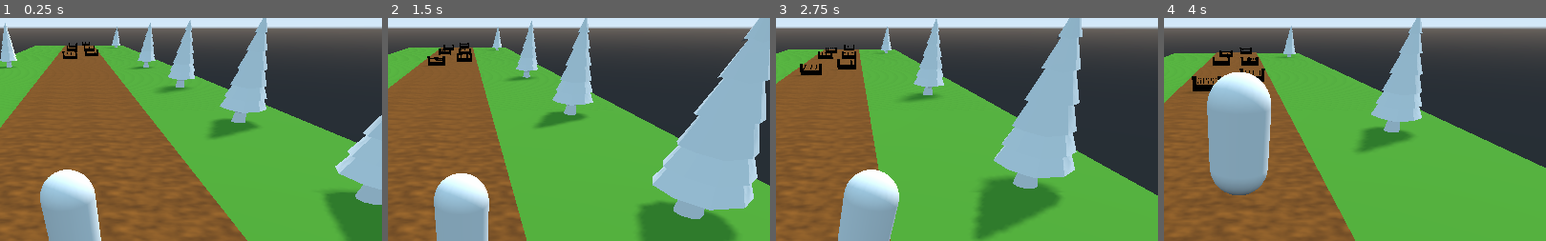
Above: before the commit, frames 1-4 (left to right).
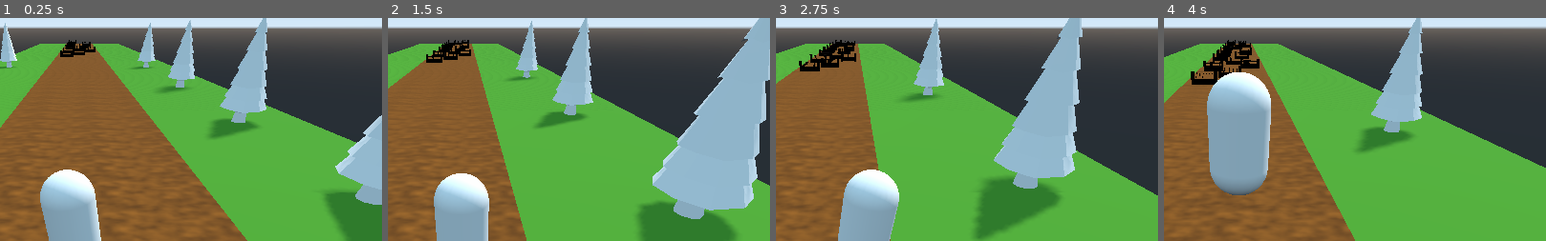
Above: after the commit, the same moments.

Repository: HELMISALMELIN/2022GODOT_RUNNER
Game: Godot game, scene res://Main.tscn
Two runs of this game, one before a commit and one after it. Both use one fixed random seed, a clock stepped at 60 frames per second and the inputs below.
Inputs:
- Up to frame 1 (0.25 s): no input
- Up to frame 2 (1.5 s): hold D (move_right) 0.53-1.28 s; tap Space (jump) at 0.77 s; hold A (move_left) from 1.28 s (still down)
- Up to frame 3 (2.75 s): tap Space (jump) at 1.52 s; release A (move_left) at 2.03 s; hold D (move_right) from 2.03 s (still down)
- Up to frame 4 (4 s): tap Space (jump) at 3.02, 3.77 s; release D (move_right) at 3.53 s; hold A (move_left) from 3.53 s (still down)
The pictures show only the part of the screen within x 40-90%, y 7-57%; the shares and areas given below are measured in that part.

The runs differ from the first frame. In frame 1, 0.6% of the frame differs, in the area x 9-32%, y 3-19%; in frame 2, 1.0%; in frame 3, 1.5%; in frame 4, 2.4%, in the area x 3-35%, y 3-33%.

Commit message:
tienpaloja

Diff:
--- a/Main.gd
+++ b/Main.gd
@@ -4,14 +4,30 @@
 var jump_length : float = 5.5
 var jump_height : float = 2.0
 
+var initial_road_count : int = 5
+var road_scenes = [
+	load("res://Road1.tscn"),
+	load("res://Road2.tscn"),
+	load("res://Road3.tscn"),
+	load("res://Road4.tscn"),
+]
 onready var player = $Player
 onready var camera_pivot = $camera_pivot
 
 # Called when the node enters the scene tree for the first time.
 func _ready():
 	player.setup_jump(jump_length, jump_height, run_speed)
-
+	randomize()
+	for i in range(initial_road_count):
+		var road = make_random_road()
+		road.translation.z = -(i+1) * 50
+		add_child(road)
 
 func _physics_process(delta):
 	camera_pivot.translation = player.translation
 	camera_pivot.translation.y = 0
+
+func make_random_road():
+	var road_scene = road_scenes[randi() % road_scenes.size()]
+	var road = road_scene.instance()
+	return road
--- a/Main.tscn
+++ b/Main.tscn
@@ -1,9 +1,8 @@
-[gd_scene load_steps=5 format=2]
+[gd_scene load_steps=4 format=2]
 
 [ext_resource path="res://RoadStart.tscn" type="PackedScene" id=1]
 [ext_resource path="res://Player.tscn" type="PackedScene" id=2]
 [ext_resource path="res://Main.gd" type="Script" id=3]
-[ext_resource path="res://Road1.tscn" type="PackedScene" id=4]
 
 [node name="Main" type="Spatial"]
 script = ExtResource( 3 )
@@ -19,9 +18,6 @@
 transform = Transform( 0.766045, 0.492404, 0.413176, -5.61943e-08, -0.642788, 0.766044, 0.642787, -0.586824, -0.492404, -4.47524, 1.5227, 0 )
 shadow_enabled = true
 
-[node name="Road1" parent="." instance=ExtResource( 4 )]
-transform = Transform( 1, 0, 0, 0, 1, 0, 0, 0, 1, 0, 0, -50 )
-
 [node name="camera_pivot" type="Spatial" parent="."]
 
 [node name="Camera" type="Camera" parent="camera_pivot"]
--- /dev/null
+++ b/Road2.tscn
@@ -0,0 +1,44 @@
+[gd_scene load_steps=3 format=2]
+
+[ext_resource path="res://RoadBase.tscn" type="PackedScene" id=1]
+[ext_resource path="res://fence.tscn" type="PackedScene" id=2]
+
+[node name="Road2" instance=ExtResource( 1 )]
+
+[node name="obstacles" type="Spatial" parent="." index="1"]
+
+[node name="fence" parent="obstacles" index="0" instance=ExtResource( 2 )]
+transform = Transform( 1, 0, 0, 0, 1, 0, 0, 0, 1, 1, 0.502445, -45 )
+
+[node name="fence2" parent="obstacles" index="1" instance=ExtResource( 2 )]
+transform = Transform( 1, 0, 0, 0, 1, 0, 0, 0, 1, -2.39371, 0.562584, -43.7701 )
+
+[node name="fence3" parent="obstacles" index="2" instance=ExtResource( 2 )]
+transform = Transform( 1, 0, 0, 0, 1, 0, 0, 0, 1, -2.39371, 0.562584, -35.7701 )
+
+[node name="fence4" parent="obstacles" index="3" instance=ExtResource( 2 )]
+transform = Transform( 1, 0, 0, 0, 1, 0, 0, 0, 1, 0.606285, 0.562584, -40.8555 )
+
+[node name="fence5" parent="obstacles" index="4" instance=ExtResource( 2 )]
+transform = Transform( 1, 0, 0, 0, 1, 0, 0, 0, 1, 0.606285, 0.562584, -31.8572 )
+
+[node name="fence6" parent="obstacles" index="5" instance=ExtResource( 2 )]
+transform = Transform( 1, 0, 0, 0, 1, 0, 0, 0, 1, -2.75753, 0.562584, -25.9421 )
+
+[node name="fence7" parent="obstacles" index="6" instance=ExtResource( 2 )]
+transform = Transform( 1, 0, 0, 0, 1, 0, 0, 0, 1, -0.0585613, 0.562584, -23.1248 )
+
+[node name="fence8" parent="obstacles" index="7" instance=ExtResource( 2 )]
+transform = Transform( 1, 0, 0, 0, 1, 0, 0, 0, 1, 2.62361, 0.562584, -23.1248 )
+
+[node name="fence9" parent="obstacles" index="8" instance=ExtResource( 2 )]
+transform = Transform( 1, 0, 0, 0, 1, 0, 0, 0, 1, 1.5035, 0.562584, -17.1255 )
+
+[node name="fence10" parent="obstacles" index="9" instance=ExtResource( 2 )]
+transform = Transform( 1, 0, 0, 0, 1, 0, 0, 0, 1, -2.26437, 0.562584, -11.757 )
+
+[node name="fence11" parent="obstacles" index="10" instance=ExtResource( 2 )]
+transform = Transform( 1, 0, 0, 0, 1, 0, 0, 0, 1, 1.73628, 0.562584, -8.02629 )
+
+[node name="fence12" parent="obstacles" index="11" instance=ExtResource( 2 )]
+transform = Transform( 1, 0, 0, 0, 1, 0, 0, 0, 1, -1.30261, 0.562584, -4.25231 )
--- /dev/null
+++ b/Road3.tscn
@@ -0,0 +1,44 @@
+[gd_scene load_steps=3 format=2]
+
+[ext_resource path="res://RoadBase.tscn" type="PackedScene" id=1]
+[ext_resource path="res://fence.tscn" type="PackedScene" id=2]
+
+[node name="Road3" instance=ExtResource( 1 )]
+
+[node name="Obstacles" type="Spatial" parent="." index="1"]
+
+[node name="fence" parent="." index="2" instance=ExtResource( 2 )]
+transform = Transform( 1, 0, 0, 0, 1, 0, 0, 0, 1, 1.82458, 0.599999, -45.1069 )
+
+[node name="fence2" parent="." index="3" instance=ExtResource( 2 )]
+transform = Transform( 1, 0, 0, 0, 1, 0, 0, 0, 1, 1.82458, 0.599999, -42.3699 )
+
+[node name="fence3" parent="." index="4" instance=ExtResource( 2 )]
+transform = Transform( 1, 0, 0, 0, 1, 0, 0, 0, 1, -2.09731, 0.599999, -38.0734 )
+
+[node name="fence4" parent="." index="5" instance=ExtResource( 2 )]
+transform = Transform( 1, 0, 0, 0, 1, 0, 0, 0, 1, 1.12654, 0.599999, -33.6511 )
+
+[node name="fence5" parent="." index="6" instance=ExtResource( 2 )]
+transform = Transform( 1, 0, 0, 0, 1, 0, 0, 0, 1, -2.04746, 0.599999, -40.6731 )
+
+[node name="fence6" parent="." index="7" instance=ExtResource( 2 )]
+transform = Transform( 1, 0, 0, 0, 1, 0, 0, 0, 1, -2.04746, 0.599999, -29.773 )
+
+[node name="fence7" parent="." index="8" instance=ExtResource( 2 )]
+transform = Transform( 1, 0, 0, 0, 1, 0, 0, 0, 1, 0.0963562, 0.599999, -24.34 )
+
+[node name="fence8" parent="." index="9" instance=ExtResource( 2 )]
+transform = Transform( 1, 0, 0, 0, 1, 0, 0, 0, 1, -2.09853, 0.599999, -17.267 )
+
+[node name="fence9" parent="." index="10" instance=ExtResource( 2 )]
+transform = Transform( 1, 0, 0, 0, 1, 0, 0, 0, 1, -2.09853, 0.599999, -47.5221 )
+
+[node name="fence10" parent="." index="11" instance=ExtResource( 2 )]
+transform = Transform( 1, 0, 0, 0, 1, 0, 0, 0, 1, -2.09853, 0.599999, -7.09819 )
+
+[node name="fence11" parent="." index="12" instance=ExtResource( 2 )]
+transform = Transform( 1, 0, 0, 0, 1, 0, 0, 0, 1, -0.0228918, 0.599999, -11.5622 )
+
+[node name="fence12" parent="." index="13" instance=ExtResource( 2 )]
+transform = Transform( 1, 0, 0, 0, 1, 0, 0, 0, 1, 2.12447, 0.599999, -19.7256 )
--- /dev/null
+++ b/Road4.tscn
@@ -0,0 +1,54 @@
+[gd_scene load_steps=3 format=2]
+
+[ext_resource path="res://RoadBase.tscn" type="PackedScene" id=1]
+[ext_resource path="res://fence.tscn" type="PackedScene" id=2]
+
+[node name="Road4" instance=ExtResource( 1 )]
+
+[node name="fence" parent="." index="1" instance=ExtResource( 2 )]
+transform = Transform( 1, 0, 0, 0, 1, 0, 0, 0, 1, 2.24206, 0.53607, -42.8517 )
+
+[node name="fence2" parent="." index="2" instance=ExtResource( 2 )]
+transform = Transform( 1, 0, 0, 0, 1, 0, 0, 0, 1, -2.50427, 0.53607, -47.1941 )
+
+[node name="fence3" parent="." index="3" instance=ExtResource( 2 )]
+transform = Transform( 1, 0, 0, 0, 1, 0, 0, 0, 1, -2.50427, 0.53607, -44.1093 )
+
+[node name="fence4" parent="." index="4" instance=ExtResource( 2 )]
+transform = Transform( 1, 0, 0, 0, 1, 0, 0, 0, 1, -0.452506, 0.53607, -39.2093 )
+
+[node name="fence5" parent="." index="5" instance=ExtResource( 2 )]
+transform = Transform( 1, 0, 0, 0, 1, 0, 0, 0, 1, 2.04376, 0.53607, -47.0683 )
+
+[node name="fence6" parent="." index="6" instance=ExtResource( 2 )]
+transform = Transform( 0.999944, 0.0105416, 0, -0.0105416, 0.999944, 0, 0, 0, 1, 2.04376, 0.53607, -32.8137 )
+
+[node name="fence7" parent="." index="7" instance=ExtResource( 2 )]
+transform = Transform( 0.999944, 0.0105416, 0, -0.0105416, 0.999944, 0, 0, 0, 1, -1.98236, 0.53607, -32.8137 )
+
+[node name="fence8" parent="." index="8" instance=ExtResource( 2 )]
+transform = Transform( 0.999944, 0.0105416, 0, -0.0105416, 0.999944, 0, 0, 0, 1, -0.0831437, 0.53607, -28.9386 )
+
+[node name="fence9" parent="." index="9" instance=ExtResource( 2 )]
+transform = Transform( 0.999944, 0.0105416, 0, -0.0105416, 0.999944, 0, 0, 0, 1, 1.99997, 0.53607, -23.4401 )
+
+[node name="fence10" parent="." index="10" instance=ExtResource( 2 )]
+transform = Transform( 0.999944, 0.0105416, 0, -0.0105416, 0.999944, 0, 0, 0, 1, -2.03993, 0.53607, -20.3451 )
+
+[node name="fence11" parent="." index="11" instance=ExtResource( 2 )]
+transform = Transform( 0.999944, 0.0105416, 0, -0.0105416, 0.999944, 0, 0, 0, 1, -2.03993, 0.53607, -15.9513 )
+
+[node name="fence12" parent="." index="12" instance=ExtResource( 2 )]
+transform = Transform( 0.999944, 0.0105416, 0, -0.0105416, 0.999944, 0, 0, 0, 1, -2.11149, 0.53607, -11.5973 )
+
+[node name="fence13" parent="." index="13" instance=ExtResource( 2 )]
+transform = Transform( 0.999944, 0.0105416, 0, -0.0105416, 0.999944, 0, 0, 0, 1, 2.35552, 0.53607, -15.1378 )
+
+[node name="fence14" parent="." index="14" instance=ExtResource( 2 )]
+transform = Transform( 0.999944, 0.0105416, 0, -0.0105416, 0.999944, 0, 0, 0, 1, 2.44965, 0.53607, -6.07502 )
+
+[node name="fence15" parent="." index="15" instance=ExtResource( 2 )]
+transform = Transform( 0.999944, 0.0105416, 0, -0.0105416, 0.999944, 0, 0, 0, 1, -2.10875, 0.53607, -2.30045 )
+
+[node name="fence16" parent="." index="16" instance=ExtResource( 2 )]
+transform = Transform( 0.999944, 0.0105416, 0, -0.0105416, 0.999944, 0, 0, 0, 1, -2.10875, 0.53607, -2.30045 )
